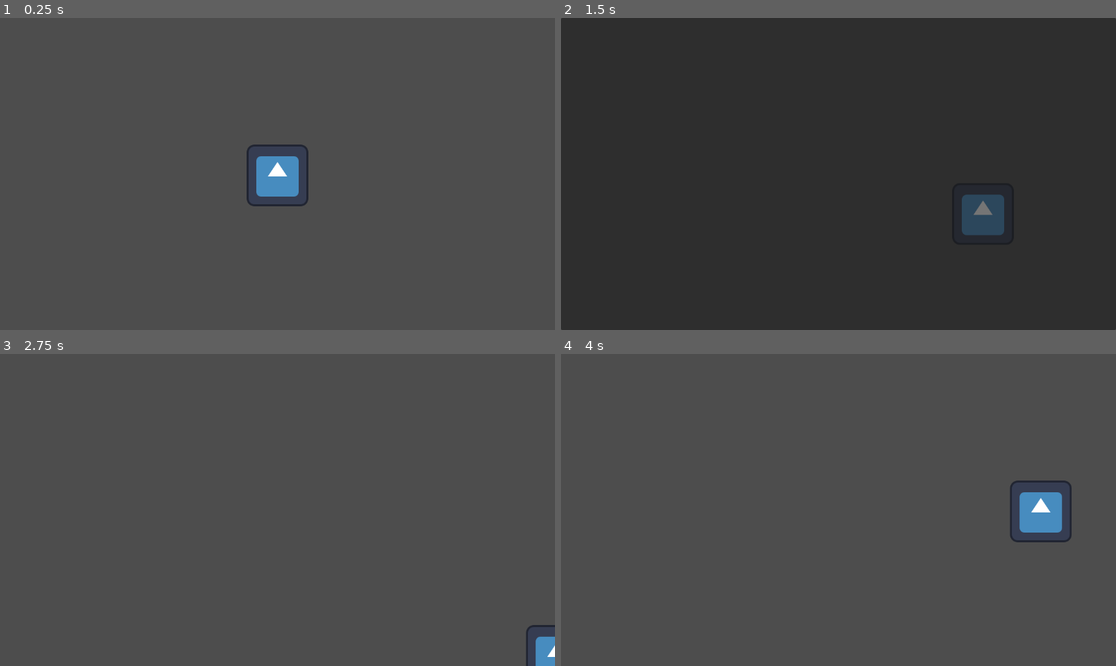
Above: before the commit, frames 1-4 (two rows, left to right).
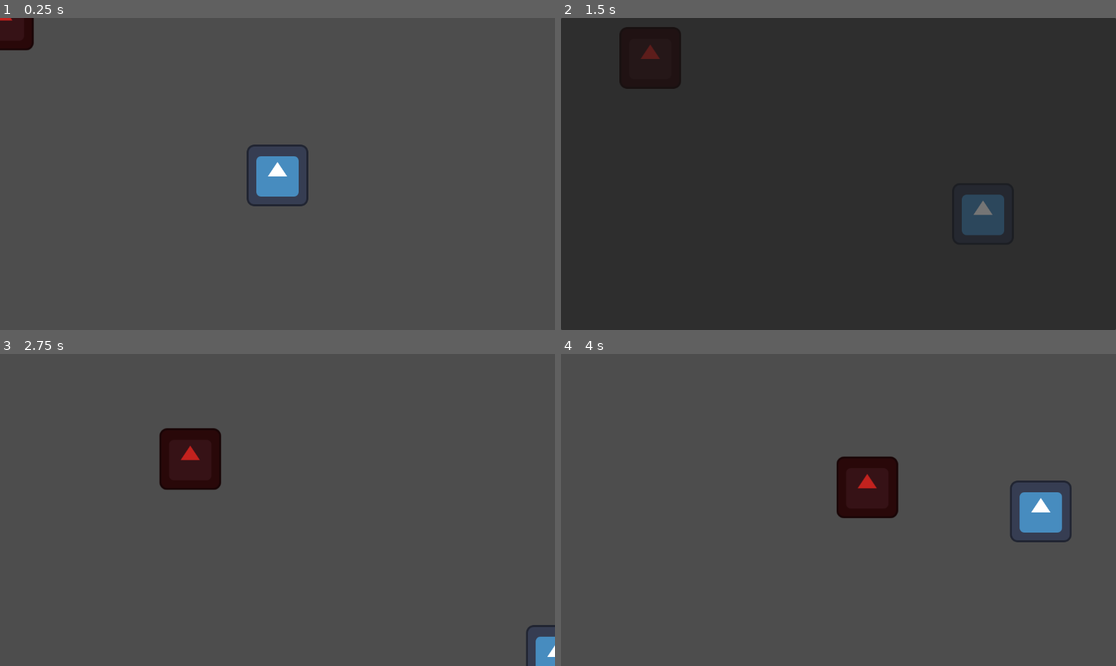
Above: after the commit, the same moments.

Repository: specialOne16/Godot-Wild-Jam-87
Game: Godot game, scene res://world/world.tscn
The game is run twice, just before and just after one commit, with the same random seed, the same clock (stepped at 60 frames per second) and the same inputs. The engine's default icon, where the game draws it, is replaced by a stand-in: a white triangle on a blue panel in a dark square.
Inputs:
- Up to frame 1 (0.25 s): no input
- Up to frame 2 (1.5 s): tap Enter at 0.5 s; hold Right (right) 0.53-1.28 s; hold Down (down) from 1.28 s (still down)
- Up to frame 3 (2.75 s): release Down (down) at 2.03 s; hold Right (right) from 2.03 s (still down)
- Up to frame 4 (4 s): release Right (right) at 2.78 s; hold Up (up) 2.78-3.53 s; hold Left (left) from 3.53 s (still down)

The runs differ from the first frame. In frame 1, 0.6% of the frame differs, in the area x 0-7%, y 0-11%; in frame 2, 1.3%; in frame 3, 2.2%; in frame 4, 2.2%, in the area x 49-61%, y 32-53%.

Commit message:
base enemy

Diff:
--- /dev/null
+++ b/entities/enemies/base/base_enemy.gd
@@ -0,0 +1,9 @@
+extends Node2D
+class_name BaseEnemy
+
+var move_speed: float = 200
+var player: Player
+
+func _process(delta: float) -> void:
+	if player:
+		position += position.direction_to(player.position) * move_speed * delta
--- /dev/null
+++ b/entities/enemies/base/base_enemy.tscn
@@ -0,0 +1,20 @@
+[gd_scene load_steps=4 format=3 uid="uid://devxha63j6w0k"]
+
+[ext_resource type="Script" uid="uid://pfa3i7hrkhc" path="res://entities/enemies/base/base_enemy.gd" id="1_8xa7x"]
+[ext_resource type="Texture2D" uid="uid://dwcew2co30q1l" path="res://icon.svg" id="2_6pcee"]
+
+[sub_resource type="RectangleShape2D" id="RectangleShape2D_stjds"]
+size = Vector2(128, 128)
+
+[node name="BaseEnemy" type="RigidBody2D"]
+collision_layer = 2
+collision_mask = 0
+gravity_scale = 0.0
+script = ExtResource("1_8xa7x")
+
+[node name="Icon" type="Sprite2D" parent="."]
+modulate = Color(0.7647059, 0.13333334, 0.11764706, 1)
+texture = ExtResource("2_6pcee")
+
+[node name="CollisionShape2D" type="CollisionShape2D" parent="."]
+shape = SubResource("RectangleShape2D_stjds")
--- a/entities/player/player.tscn
+++ b/entities/player/player.tscn
@@ -7,6 +7,7 @@
 size = Vector2(128, 128)
 
 [node name="Player" type="CharacterBody2D"]
+collision_mask = 0
 script = ExtResource("1_abrql")
 
 [node name="Icon" type="Sprite2D" parent="."]
--- a/project.godot
+++ b/project.godot
@@ -42,6 +42,11 @@
 ]
 }
 
+[layer_names]
+
+2d_physics/layer_1="Player"
+2d_physics/layer_2="Enemy"
+
 [rendering]
 
 renderer/rendering_method="gl_compatibility"
--- /dev/null
+++ b/world/world.gd
@@ -0,0 +1,8 @@
+extends Node2D
+class_name World
+
+@onready var player: Player = $Player
+@onready var base_enemy: BaseEnemy = $BaseEnemy
+
+func _ready() -> void:
+	base_enemy.player = player
--- a/world/world.tscn
+++ b/world/world.tscn
@@ -1,13 +1,18 @@
-[gd_scene load_steps=3 format=3 uid="uid://d37miegg8k42b"]
+[gd_scene load_steps=5 format=3 uid="uid://d37miegg8k42b"]
 
 [ext_resource type="PackedScene" uid="uid://dnrx1cp8p8huy" path="res://entities/player/player.tscn" id="1_6xmxd"]
+[ext_resource type="Script" uid="uid://biyyc22lw3smp" path="res://world/world.gd" id="1_h5o24"]
 [ext_resource type="PackedScene" uid="uid://b77jx6vgrjkhp" path="res://world/day_night_cycle/day_night_cycle.tscn" id="2_tcf2h"]
+[ext_resource type="PackedScene" uid="uid://devxha63j6w0k" path="res://entities/enemies/base/base_enemy.tscn" id="3_mmdvd"]
 
 [node name="World" type="Node2D"]
+script = ExtResource("1_h5o24")
 
 [node name="Player" parent="." instance=ExtResource("1_6xmxd")]
 position = Vector2(576, 327)
 
+[node name="BaseEnemy" parent="." instance=ExtResource("3_mmdvd")]
+
 [node name="CanvasLayer" type="CanvasLayer" parent="."]
 
 [node name="DayNightCycle" parent="CanvasLayer" instance=ExtResource("2_tcf2h")]
Not shown, added: entities/enemies/base/base_enemy.gd.uid
Not shown, added: world/world.gd.uid
